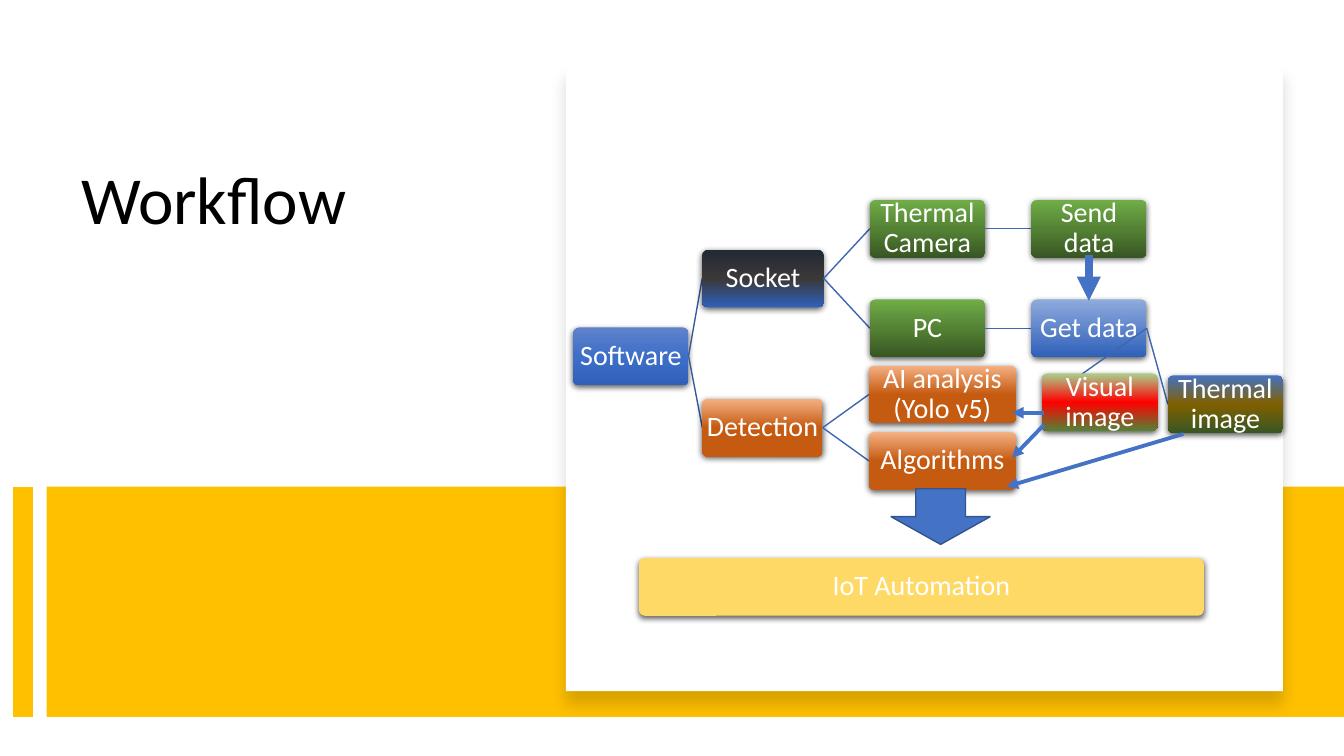
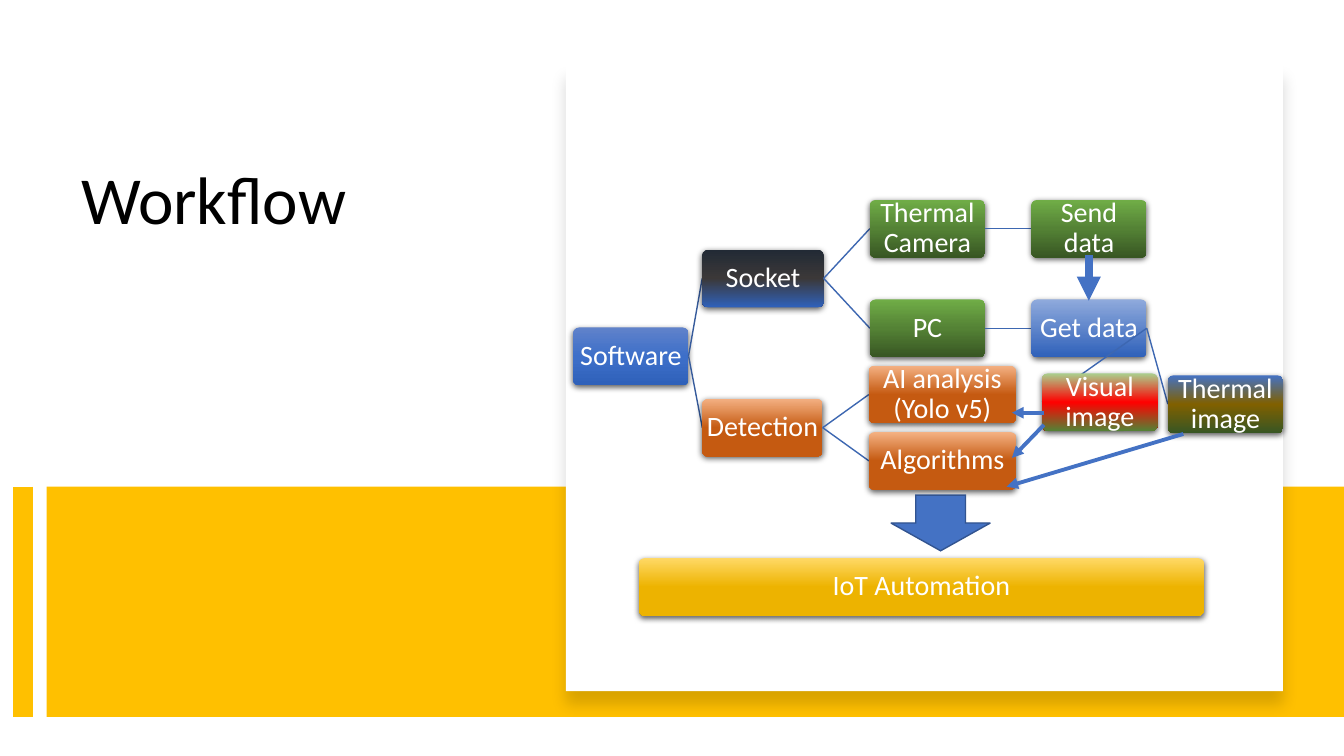
Before and after one commit to smarttommyau/aiot_bedroom, a slide deck: slide 18 of project_documents/P21_pitching_deck_AIoT Bedroom.pptx. Drawn at 1344x756 pixels with LibreOffice and Linux fonts; fonts in the diff are those of the drawing. Boxes give left, top, right and bottom in pixels: in the first picture for what was removed or moved away, otherwise in the second. Text is boxed around its words. In the diff, an @@ line names an element or a change of style, - is before the commit and + after.

```diff
--- a/project_documents/P21_pitching_deck_AIoT Bedroom.pptx
+++ b/project_documents/P21_pitching_deck_AIoT Bedroom.pptx
@@ down arrow: place and size @@
-down arrow at [891,489,991,544]
+down arrow at [891,495,991,551]
@@ rounded rectangle at [639,559,1204,616]: fill #FFD966 to gradient #FFD966 to #EDB300 to #EBB100 @@
```
Also in this commit, not shown: 8 other slides changed.
